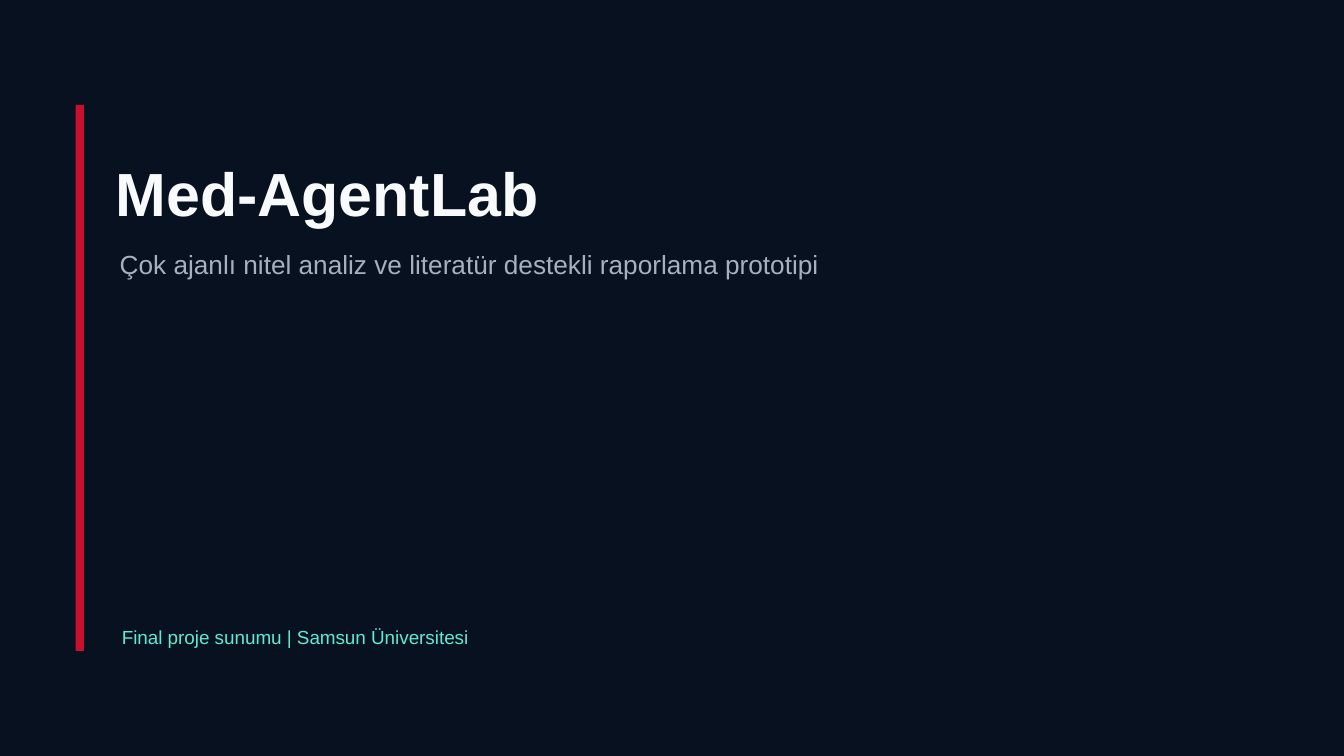
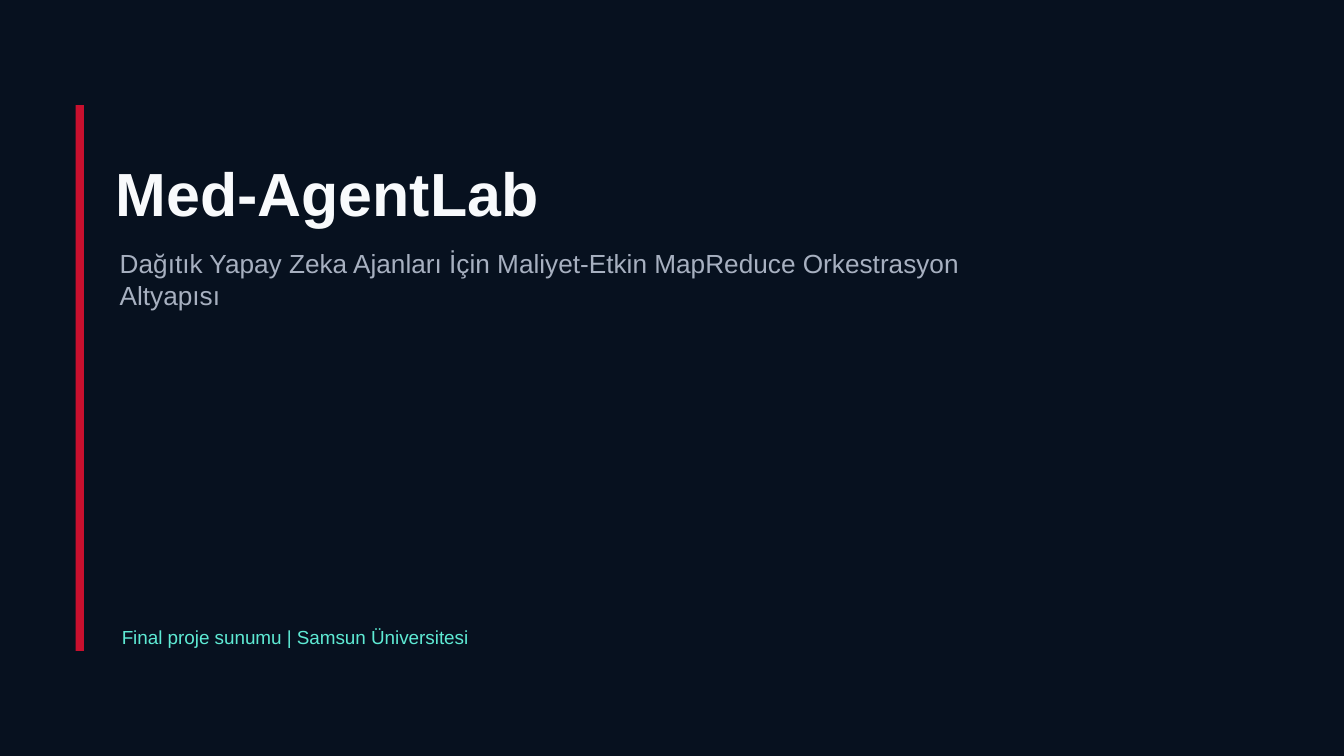
Before and after one commit to eminaltan6809/MedAgent-Lab, a slide deck: slide 1 of docs/slides/Med-AgentLab_Final_Sunum2.pptx. Drawn at 1344x756 pixels with LibreOffice and Linux fonts; fonts in the diff are those of the drawing. Boxes give left, top, right and bottom in pixels: in the first picture for what was removed or moved away, otherwise in the second. Text is boxed around its words. In the diff, an @@ line names an element or a change of style, - is before the commit and + after.

Commit message:
Update final presentation deck

```diff
--- a/docs/slides/Med-AgentLab_Final_Sunum2.pptx
+++ b/docs/slides/Med-AgentLab_Final_Sunum2.pptx
@@ text at <box>120,252,959,311</box>: text changed; size 18.8 to 18.7 pt @@
-Çok ajanlı nitel analiz ve literatür destekli raporlama prototipi
+Dağıtık Yapay Zeka Ajanları İçin Maliyet-Etkin MapReduce Orkestrasyon Altyapısı
```
Also in this commit, not shown: 9 other slides changed.
